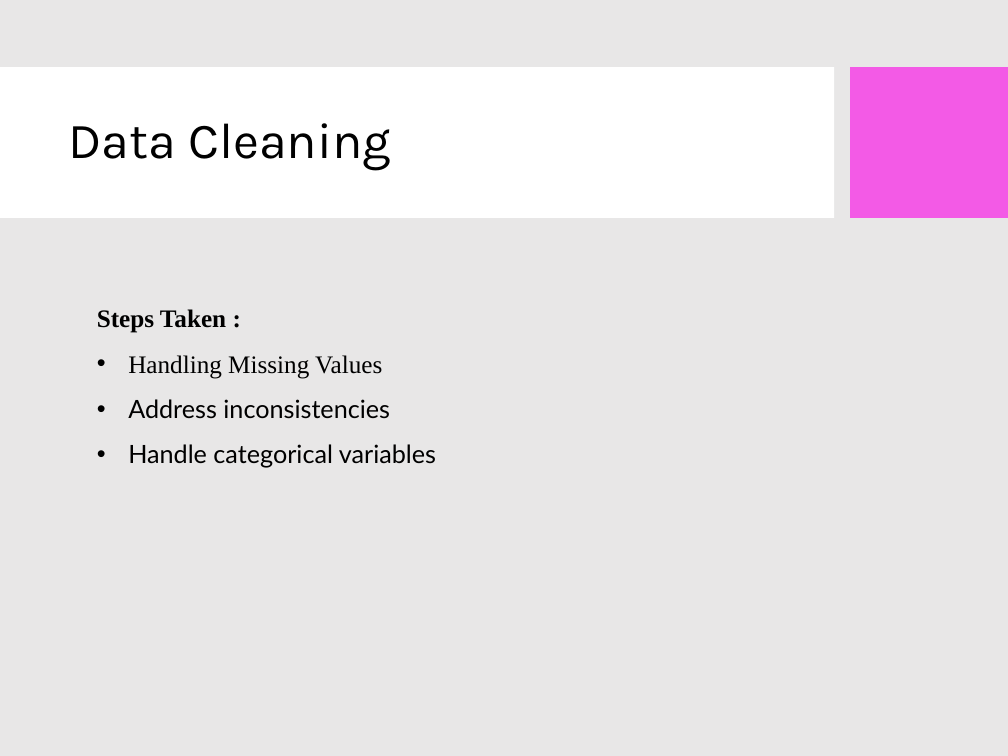
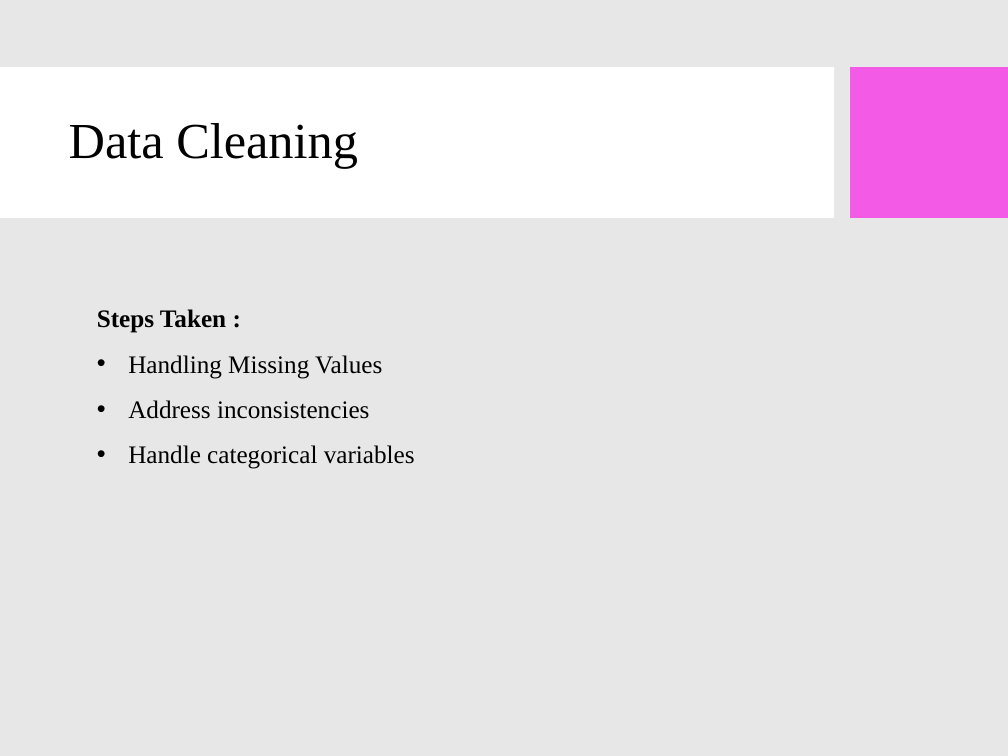
Before and after one commit to Krishna-S-2004/Python-RE, a slide deck: slide 4 of Krishna Housing_EDA_Presentation.pptx. Drawn at 1008x756 pixels with LibreOffice and Linux fonts; fonts in the diff are those of the drawing; background and template pictures are left out. Boxes give left, top, right and bottom in pixels: in the first picture for what was removed or moved away, otherwise in the second. Text is boxed around its words. In the diff, an @@ line names an element or a change of style, - is before the commit and + after.

```diff
--- a/Krishna Housing_EDA_Presentation.pptx
+++ b/Krishna Housing_EDA_Presentation.pptx
@@ title "Data Cleaning" at [69, 123, 358, 169]: font Karla to Times New Roman @@
@@ text at [128, 400, 415, 469]: font Lato to Times New Roman in "Address inconsistencies", "Handle categorical variables" @@
```
Also in this commit, not shown: 15 other slides changed.
